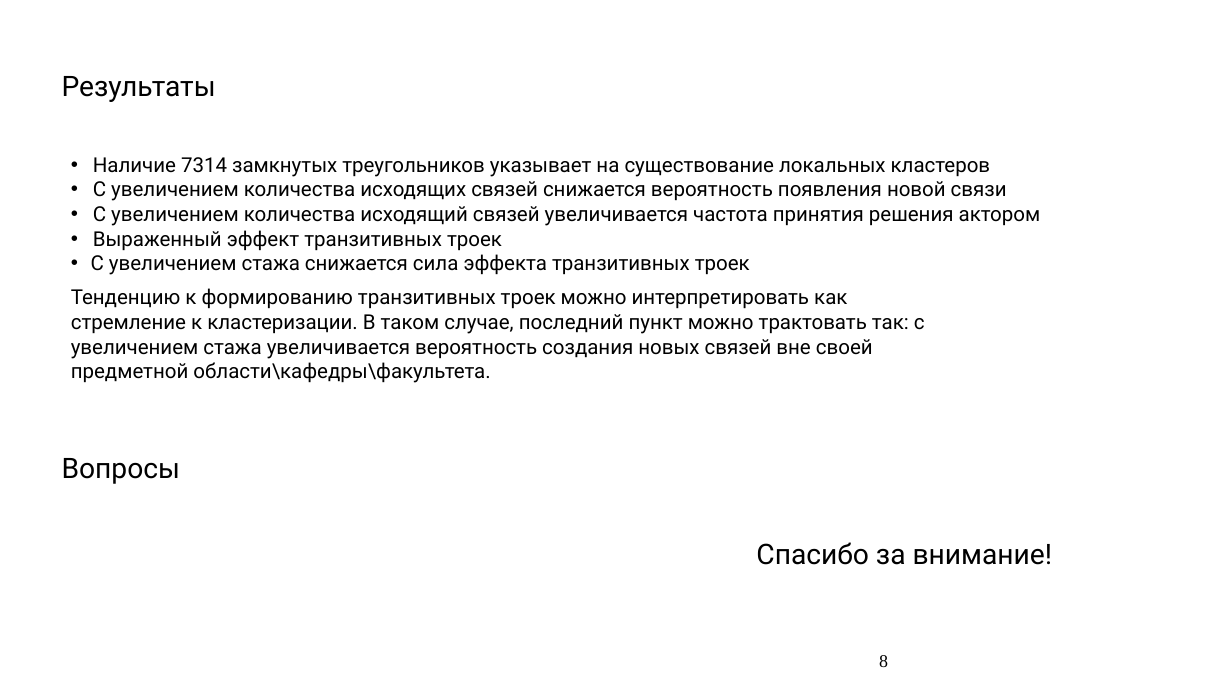
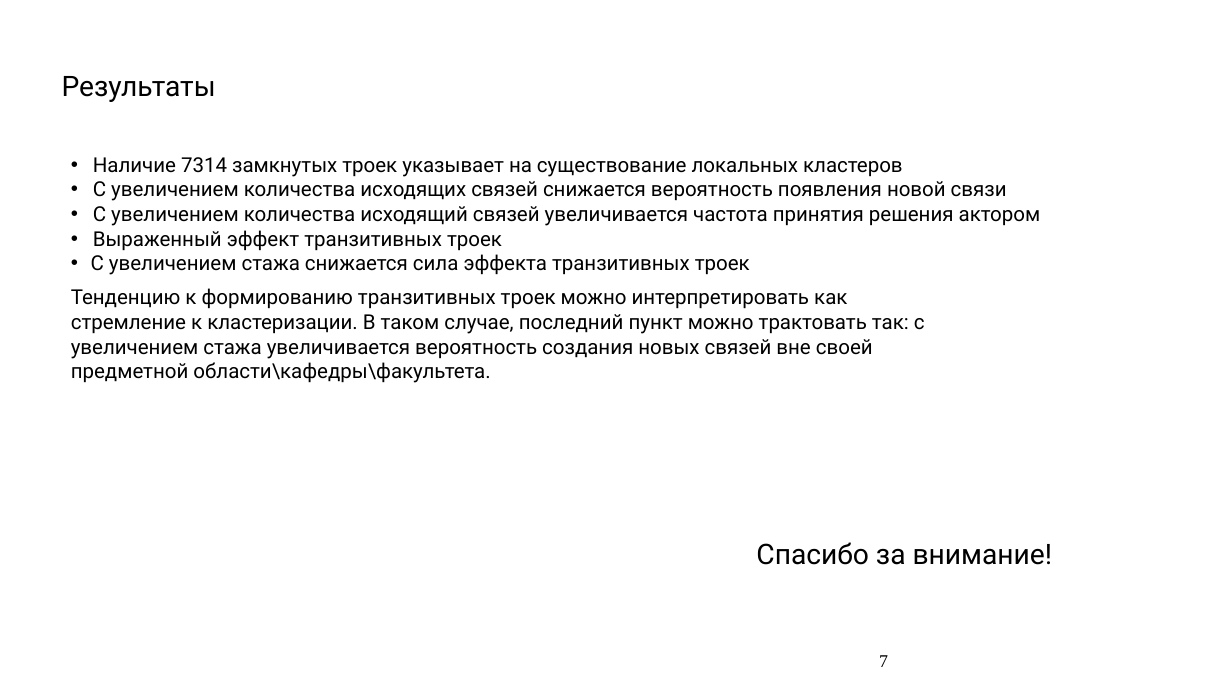
Before and after one commit to Amatikay/TermPaperSlides, a slide deck: slide 7 of SAOM_TermPaper.pptx (slide 8 before the commit). Drawn at 1232x693 pixels with LibreOffice and Linux fonts; fonts in the diff are those of the drawing. Boxes give left, top, right and bottom in pixels: in the first picture for what was removed or moved away, otherwise in the second. Text is boxed around its words. In the diff, an @@ line names an element or a change of style, - is before the commit and + after.

```diff
--- a/SAOM_TermPaper.pptx
+++ b/SAOM_TermPaper.pptx
@@ text at (93, 157, 903, 177): text changed @@
-• Наличие 7314 замкнутых треугольников указывает на существование локальных кластеров
+• Наличие 7314 замкнутых троек указывает на существование локальных кластеров
@@ text removed at (62, 458, 180, 484) @@
-Вопросы
@@ page number at (879, 655, 888, 667): text changed @@
-8
+7
```
Also in this commit, not shown: 5 other slides changed, 1 slide added, 4 slides removed.
